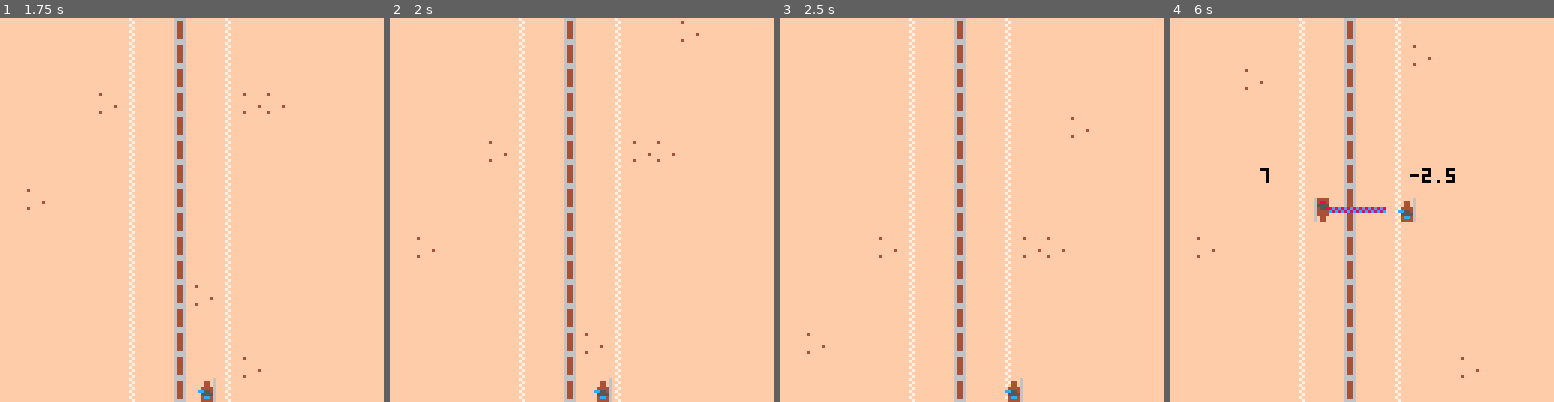
Above: before the commit, frames 1-4 (left to right).
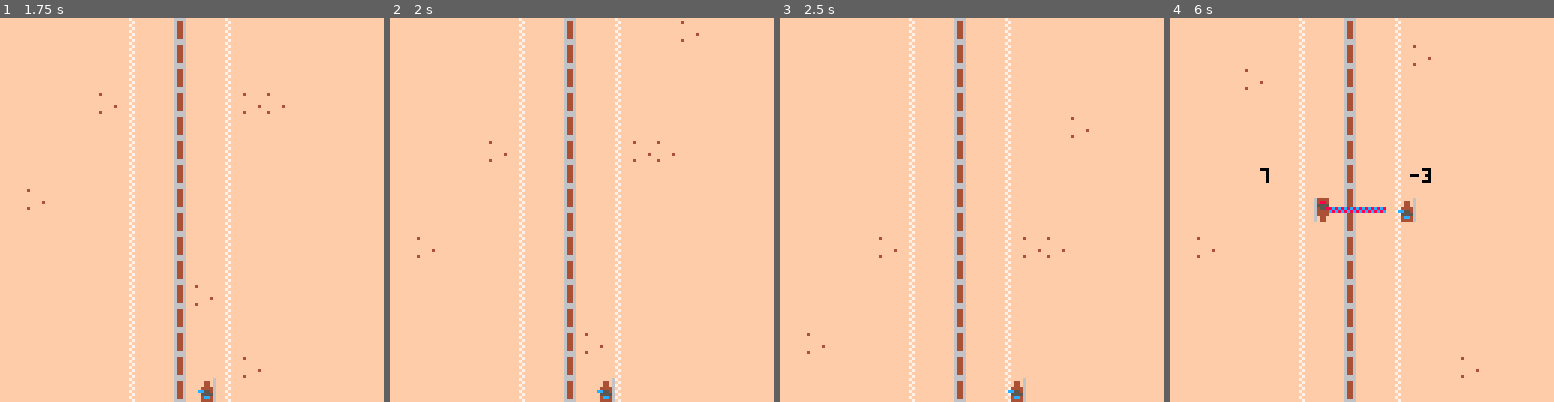
Above: after the commit, the same moments.

Repository: alstonStone/pico8_joust
Game: PICO-8 cartridge joust.p8
Two runs of this game, one before a commit and one after it. Both use one fixed random seed, a clock stepped at 60 frames per second and the inputs below.
Inputs:
- Up to frame 1 (1.75 s): tap X (X key) at 0.33, 1.07 s; tap O (Z key) at 0.7, 1.7 s
- Up to frame 2 (2 s): tap X (X key) at 1.85 s
- Up to frame 3 (2.5 s): tap O (Z key) at 2.1 s
- Up to frame 4 (6 s): tap O (Z key) every 0.4 s from 2.5 to 5.7 s; tap X (X key) at 2.97, 4.08, 5.2 s

Frame 1 is identical in both runs. In frame 2, 0.2% of the frame differs, in the area x 53-59%, y 93-100%; in frame 3, 0.2%; in frame 4, less than 0.1%.

Commit message:
Update to current version

Diff:
--- a/joust.p8
+++ b/joust.p8
@@ -4,6 +4,11 @@
 --main--
 
 function _init()
+	game_score={}
+
+--	init_sb()
+--	state="scoreboard"
+
 	state="title"
 	init_ts()
 end
@@ -108,14 +113,9 @@
 end
 
 function score_steering()
-		p1_td_score=73-p1x
+		p1_td_score=73-ceil(p1x)
 		p2_td_score=p2x-40
 		add_scores_to_total(p1_td_score,p2_td_score)
-end
-
-function draw_rules()
-	map(1,camera_y)
-	print("get close to the middle with out hitting the rail",20,63,0)
 end
 -->8
 --player 1 top down--
@@ -125,10 +125,10 @@
 	p1y=120
 	speed=1
 	steer=0
-	steer_str=1
+	steer_str=.75
 	sway=.5
 	bump=0
-	bump_str=4
+	bump_str=6
 	wait_time=1
 end
 
@@ -196,17 +196,31 @@
 	p1_sv_score=0
 	p2_sv_score=0
 	init_p1_sv()
+	wait=.5*60
+	scored=false
 end
 
 
 function update_sv()
-	update_p1_sv()
-	if p1x==102 then
+
+	if p1x>=102 then
+		sfx(-1,1)
+
+		if scored==true then
+			if wait>0 then
+				wait-=1
+			else
+			init_sb()
+			state="scoreboard"
+			end
+		else
+			score_lance()
+		end
+	else
+		update_p1_sv()
 		draw_sv()
-		score_lance()
-		init_sb()
-		state="scoreboard"
-	end
+	end
+
 end
 
 
@@ -214,14 +228,18 @@
 	cls()
 	map(18,0)
 	draw_p1_sv()
+	if scored==true then
+		print("p1: "..p1_total_score,60,30,0)
+		print("p2: "..p2_total_score,60,40,0)
+	end
 end
 
 function score_lance()
 	p1_sv_score=20-(abs(lv+2))
 	p2_sv_score=flr(rnd(5))+15
 	add_scores_to_total(p1_sv_score,p2_sv_score)
-	print("p1: "..p1_total_score)
-	print("p2: "..p2_total_score)
+
+	scored=true
 end
 
 -->8
@@ -327,37 +345,83 @@
 end
 
 -->8
---display score--
+--scoreboard--
 
 --sb=scoreboard--
 function init_sb()
 	sfx(-1,1)
 	p1ts=p1_total_score
 	p2ts=p2_total_score
+	game_over=false
 	winner=" test "
 	text_out_1="p1: "..p1ts.."  vs  p2: "..p2ts
 	if p1ts>=p2ts then
 		winner="p1"
+		add(game_score,1)
 	else
 		winner="p2"
-	end
+		add(game_score,2)
+	end
+		s1=14
+		s2=14
+		s3=14
+		round_count=1
+		p1c=0
+		p2c=0
+		foreach(game_score,set_spr)
+		if p1c>=2 or p2c>=2 then
+			game_over=true
+		end
+
 
 end
 
 
 function update_sb()
 	if btnp(🅾️) then
-		state="top down"
-		init_td()
+		if game_over==true then
+			run()
+		else
+			state="top down"
+			init_td()
+		end
 	end
 end
 
 
 function draw_sb()
 	cls()
-	print(text_out_1,30,40,7)
-	print(winner.." wins!",50,60,7)
-	print("press o to restart",30,80,7)
+
+	spr(s1,31,20,2,2)
+	spr(s2,52,20,2,2)
+	spr(s3,73,20,2,2)
+	if game_over==true then
+		print(winner.." wins the game",30,63,7)
+	else
+		print(winner.." wins the round",30,63,7)
+	end
+	print("press 🅾️ to continue",20,90,7)
+end
+
+function set_spr(value)
+	spr_num=0
+	if value==1 then
+		spr_num=12
+		p1c+=1
+	elseif value==2 then
+		spr_num=10
+		p2c+=1
+	end
+
+	if round_count==1 then
+		s1=spr_num
+	elseif round_count==2 then
+		s2=spr_num
+	elseif round_count==3 then
+		s3=spr_num
+	end
+
+	round_count+=1
 end
 -->8
 -- title screen--
@@ -409,22 +473,22 @@
 	print("press 🅾️ to continue",20,110,7)
 end
 __gfx__
-0000000000000c660000000000000c660000000000000c66000000000066660000666600000000600000000000000000000000000000000d0000000000000000
-000000000000006600000000000000660000000000000066000000000688886006cccc60000440600000000000000000000000000000ddd00000000000000000
-00700700000000600000000000000060000000000000006000000000688888866cccccc6000440600000000000000000000000000dddcc000000000000000000
-00077000000006660000000000000666000000000000066600000000688888866cccccc6004444600000000000000000000000ddd000cc000000000000000000
-00077000000006560000444400000656000044440000065600004444688888866cccccc60cc55460000000000000000005dddd00000000000000000000000000
-00700700000006555004474400000655500447440000065550044744688888866cccccc600555560d5ddddddddddddddd5550000000000000000000000000000
-000000000000066600444444000006660044444400000666004444440688886006cccc60004cc460055500000000cc0000000000000000000000000000000000
-00000000000006660044400000000666004440000000066600444000006666000066660000444460000000000000cc0000000000000000000000000000000000
-00000000044444664444400004444466444440000444446644444000000000000644440000000000000000000000000000000000000000000000000000000000
-00000000404444654444400040444465444440004044446544444000555555550648840000000000000000000000000000000000000000000000000000000000
-00000000004444644444400000444464444440000044446444444000555555550655550000000000000000000000000000000000000000000000000000000000
-00000000004444664444400000444466444440000044446644444000555555550645588000000000000000000000000000000000000000000000000000000000
-00000000004000000000400000400000000004000044000000040000555555550644440000000000000000000000000000000000000000000000000000000000
-00000000004000000000400004000000000000400004000000004000555555550644440000000000000000000000000000000000000000000000000000000000
-00000000004000000000400004000000000000440000440000040000555555550604400000000000000000000000000000000000000000000000000000000000
-00000000004000000000400000400000000000000000000000400000000000000604400000000000000000000000000000000000000000000000000000000000
+0000000000000c660000000000000c660000000000000c6600000000006666000066660000000060000006666660000000000666666000000000066666600000
+000000000000006600000000000000660000000000000066000000000688886006cccc6000044060000668888886600000066cccccc660000006655555566000
+00700700000000600000000000000060000000000000006000000000688888866cccccc6000440600068888888888600006cccccccccc6000065555555555600
+00077000000006660000000000000666000000000000066600000000688888866cccccc600444460068888888888886006cccccccccccc600655555555555560
+00077000000006560000444400000656000044440000065600004444688888866cccccc60cc55460068888888888886006cccccccccccc600655555555555560
+00700700000006555004474400000655500447440000065550044744688888866cccccc60055556068888888888888866cccccccccccccc66555555555555556
+000000000000066600444444000006660044444400000666004444440688886006cccc60004cc46068888888888888866cccccccccccccc66555555555555556
+0000000000000666004440000000066600444000000006660044400000666600006666000044446068888888888888866cccccccccccccc66555555555555556
+0000000004444466444440000444446644444000044444664444400000000000064444000000000068888888888888866cccccccccccccc66555555555555556
+0000000040444465444440004044446544444000404444654444400055555555064884000000000068888888888888866cccccccccccccc66555555555555556
+0000000000444464444440000044446444444000004444644444400055555555065555000000000068888888888888866cccccccccccccc66555555555555556
+00000000004444664444400000444466444440000044446644444000555555550645588000000000068888888888886006cccccccccccc600655555555555560
+00000000004000000000400000400000000004000044000000040000555555550644440000000000068888888888886006cccccccccccc600655555555555560
+000000000040000000004000040000000000004000040000000040005555555506444400000000000068888888888600006cccccccccc6000065555555555600
+00000000004000000000400004000000000000440000440000040000555555550604400000000000000668888886600000066cccccc660000006655555566000
+00000000004000000000400000400000000000000000000000400000000000000604400000000000000006666660000000000666666000000000066666600000
 ccccccccbbbbbbbbf777777ffffffffffff8ffffffff8fffa555555a555555550000000000000000000000000000000000000000000000000000000000000000
 ccccccccbbbbbbbb77888877f4ffffffff88ffffffff88ffa555555a555555550000000000000000000000000000000000000000000000000000000000000000
 ccccccccbbbbbbbb78777787fffffffff888ffffffff888fa555555a555555550000000000000000000000000000000000000000000000000000000000000000
